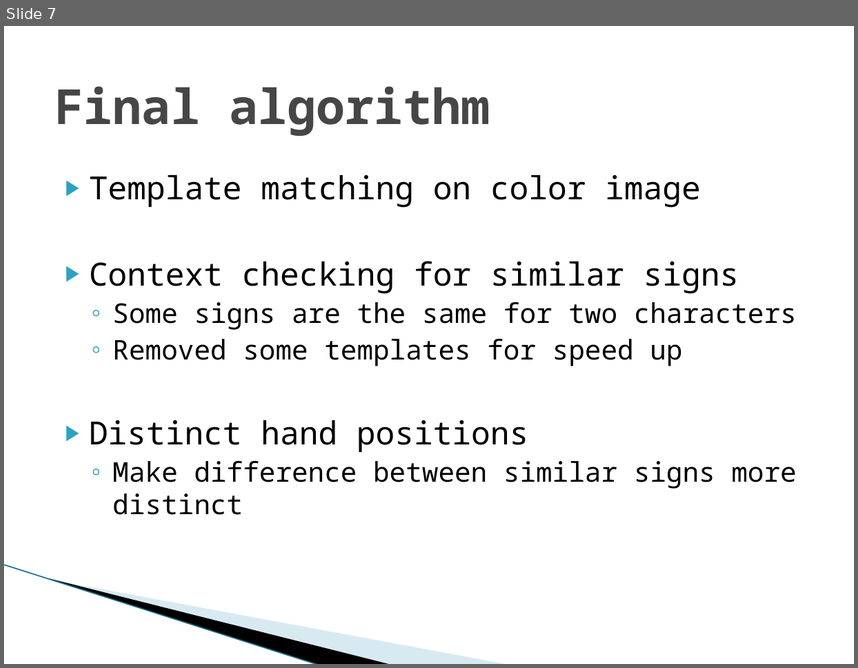
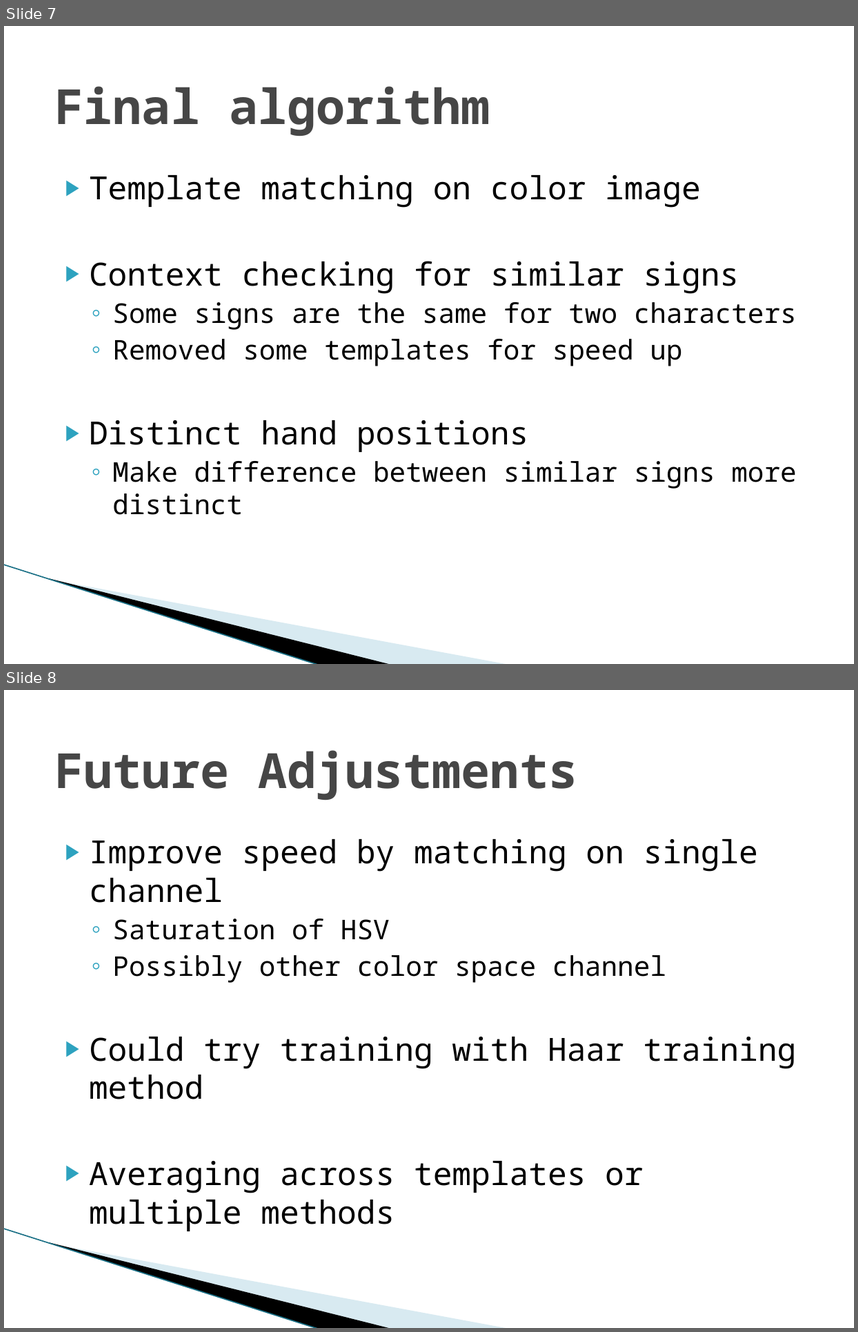
Before and after one commit to lanxinwoaini/robotic-vision-631, a slide deck: Winter2011/Presentation/Project Presentation.pptx. Shown one above the other, each under a label of ours: slide 7 before the commit, slides 7 and 8 after it. The pictures are 858x668 and 858x1332 pixels, drawn with LibreOffice and Linux fonts; fonts in the diff are those of the drawing; background and template pictures are left out. Boxes give left, top, right and bottom in pixels: in the first picture for what was removed or moved away, otherwise in the second. Text is boxed around its words. In the diff, an @@ line names an element or a change of style, - is before the commit and + after.

Commit message:
Small updates on adjustments page

```diff
--- a/Winter2011/Presentation/Project Presentation.pptx
+++ b/Winter2011/Presentation/Project Presentation.pptx
@@ slide 8 added at bbox=[4, 690, 854, 1328], background #FFFFFF; not listed: 3 template elements that a slide beside it also shows @@
@@ title added at bbox=[55, 750, 577, 800], 41 pt, text #464646, bold @@
+Future Adjustments
@@ text added at bbox=[89, 839, 797, 1231], 27 pt, text #000000 @@
+▶ Improve speed by matching on single channel
+  ◦ Saturation of HSV
+  ◦ Possibly other color space channel
+▶ Could try training with Haar training method
+▶ Averaging across templates or multiple methods
```
Also in this commit, not shown: 2 slides changed.
